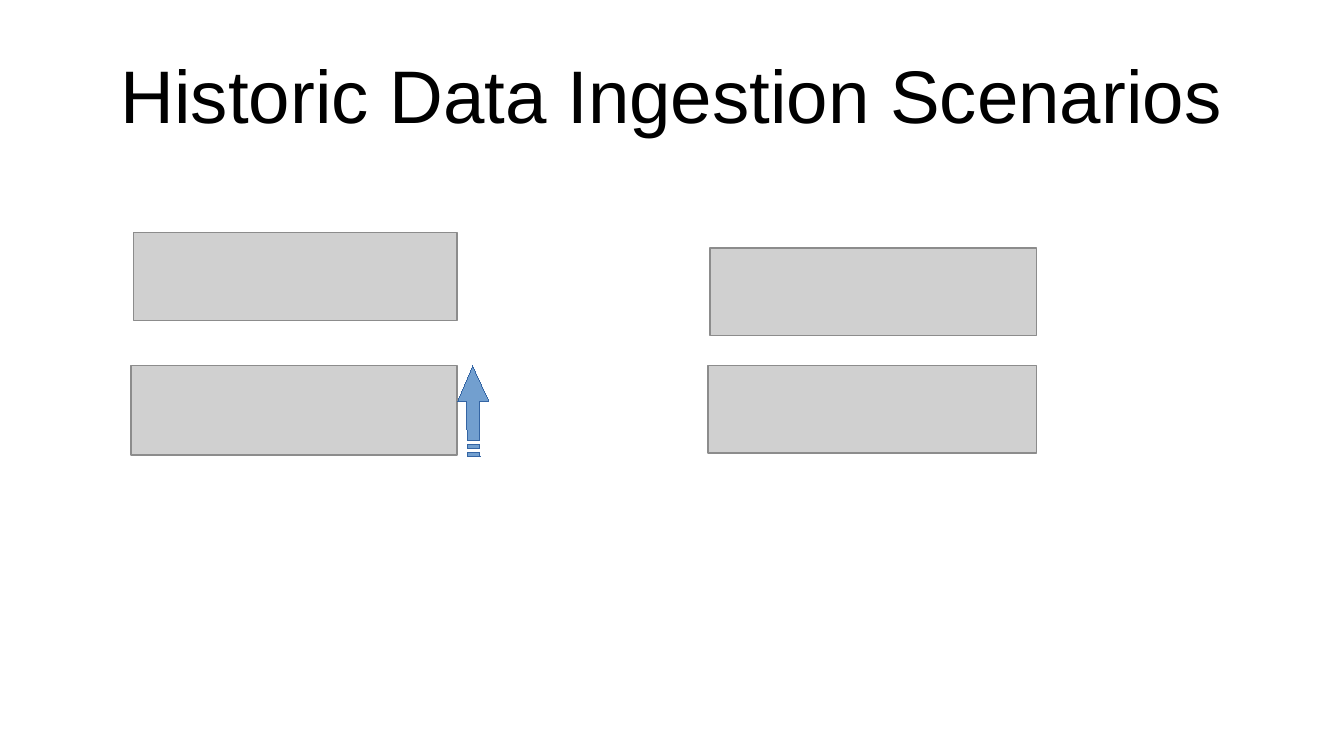
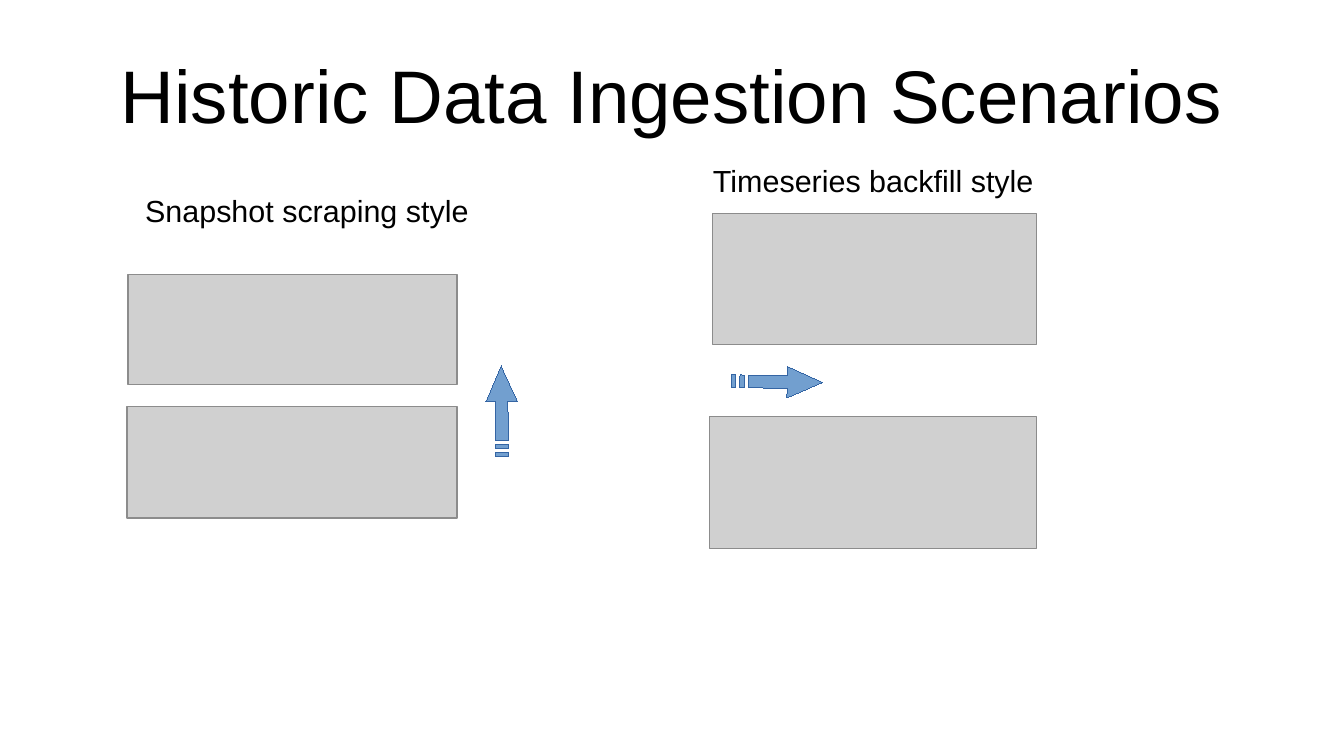
Before and after one commit to sergueik/springboot_study, a slide deck: slide 5 of basic-influxdb/data flow.odp (slide 4 before the commit). Drawn at 1344x756 pixels with LibreOffice and Linux fonts; fonts in the diff are those of the drawing; grey boxes stand for pictures. Boxes give left, top, right and bottom in pixels: in the first picture for what was removed or moved away, otherwise in the second. Text is boxed around its words. In the diff, an @@ line names an element or a change of style, - is before the commit and + after.

Commit message:
intermediate revision - updated presentation, and documentation on using vendor iflux images

```diff
--- a/basic-influxdb/data flow.odp
+++ b/basic-influxdb/data flow.odp
@@ text added at [713,170,1034,198], 18 pt, text #000000 @@
+Timeseries backfill style
@@ text added at [145,200,469,228], 18 pt, text #000000 @@
+Snapshot scraping style
@@ picture: place and size @@
-picture at [711,248,1037,335]
+picture at [712,213,1037,344]
@@ picture: place and size @@
-picture at [133,233,457,321]
+picture at [128,274,457,385]
@@ freeform shape: place and size @@
-freeform shape at [457,366,490,458]
+freeform shape at [486,366,518,458]
@@ freeform shape added at [732,365,823,398], fill #729FCF, outline #3465A4 0 pt @@
@@ picture: place and size @@
-picture at [132,366,457,455]
+picture at [127,406,457,518]
@@ picture: place and size @@
-picture at [709,366,1037,454]
+picture at [710,417,1037,549]
```
Also in this commit, not shown: 3 other slides changed, 1 slide added, 12 other files.
